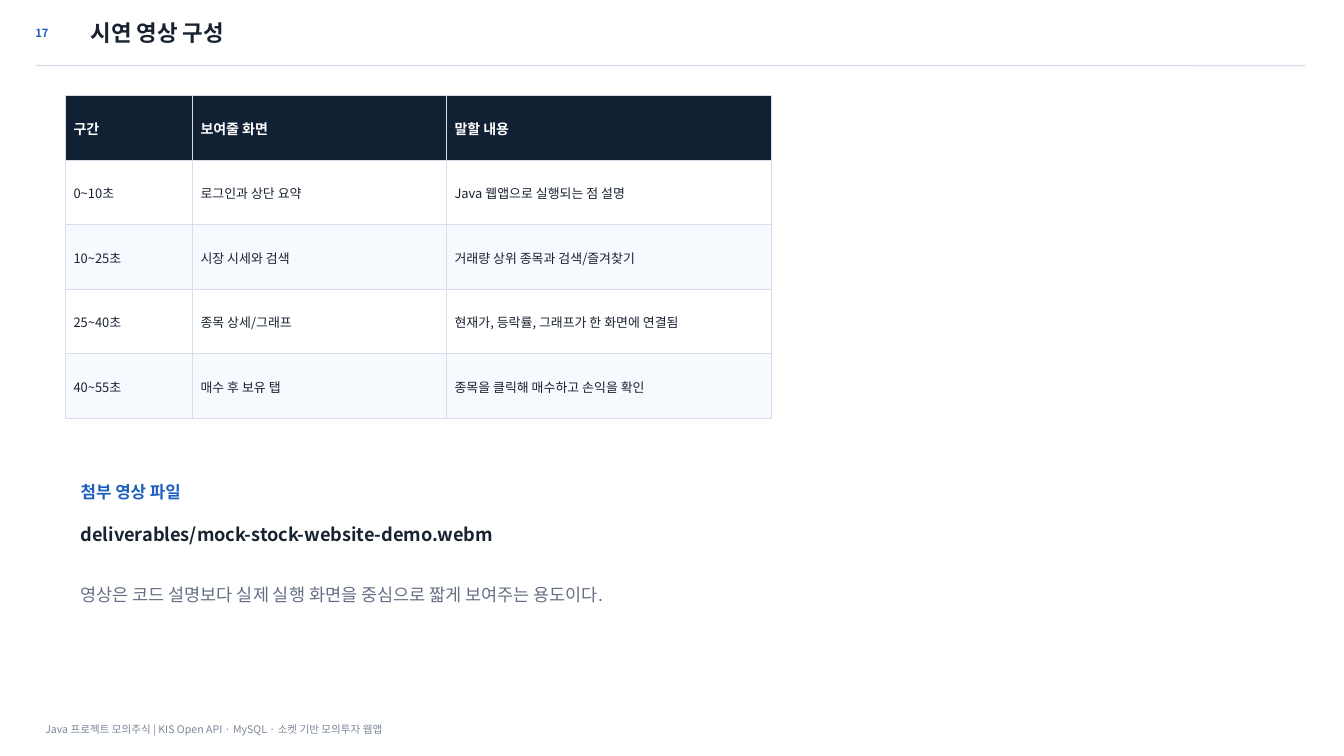
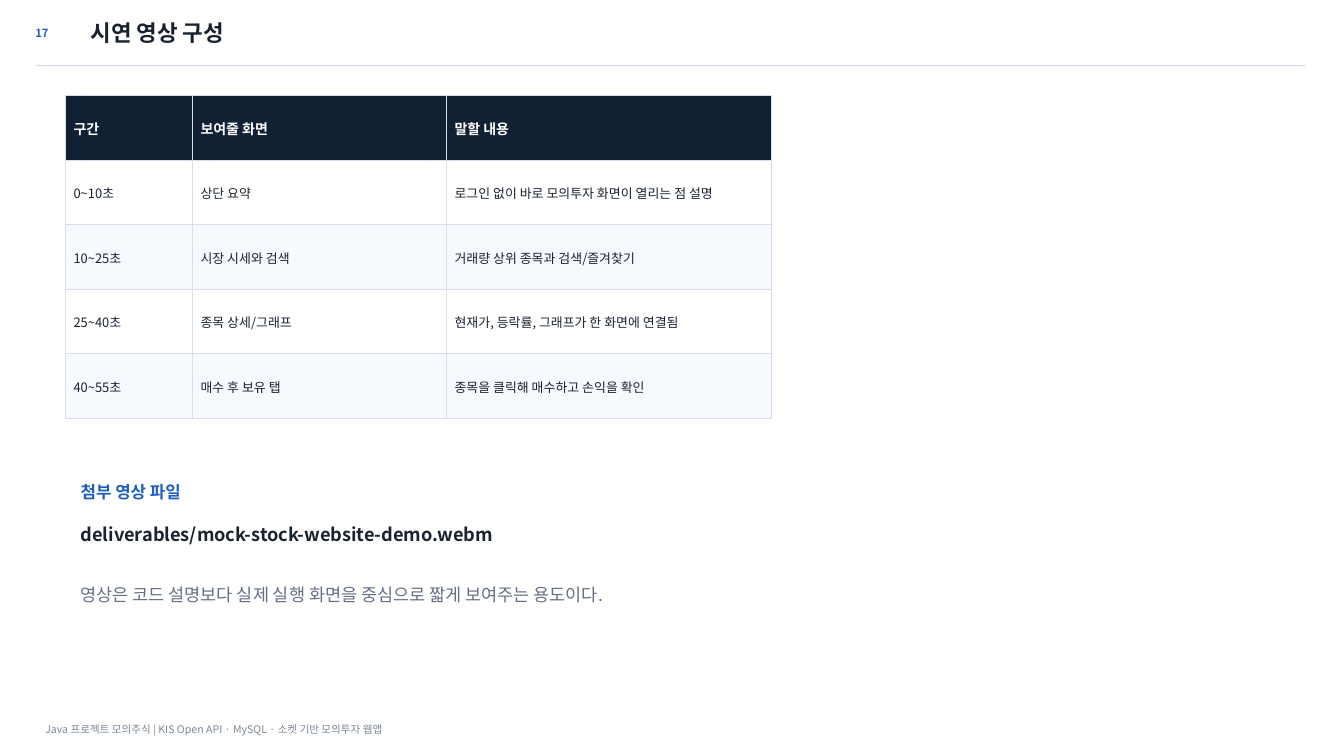
Before and after one commit to osangmin51-spec/javaproject, a slide deck: slide 17 of deliverables/Java_모의주식투자_발표자료_최종정합본.pptx. Drawn at 1344x756 pixels with LibreOffice and Linux fonts; fonts in the diff are those of the drawing. Boxes give left, top, right and bottom in pixels: in the first picture for what was removed or moved away, otherwise in the second. Text is boxed around its words. In the diff, an @@ line names an element or a change of style, - is before the commit and + after.

```diff
--- a/deliverables/Java_모의주식투자_발표자료_최종정합본.pptx
+++ b/deliverables/Java_모의주식투자_발표자료_최종정합본.pptx
@@ text at [201, 187, 251, 199]: text changed @@
-로그인과 상단 요약
+상단 요약
@@ text at [455, 187, 713, 199]: text changed @@
-Java 웹앱으로 실행되는 점 설명
+로그인 없이 바로 모의투자 화면이 열리는 점 설명
```
Also in this commit, not shown: 8 other slides changed, 10 other files.
